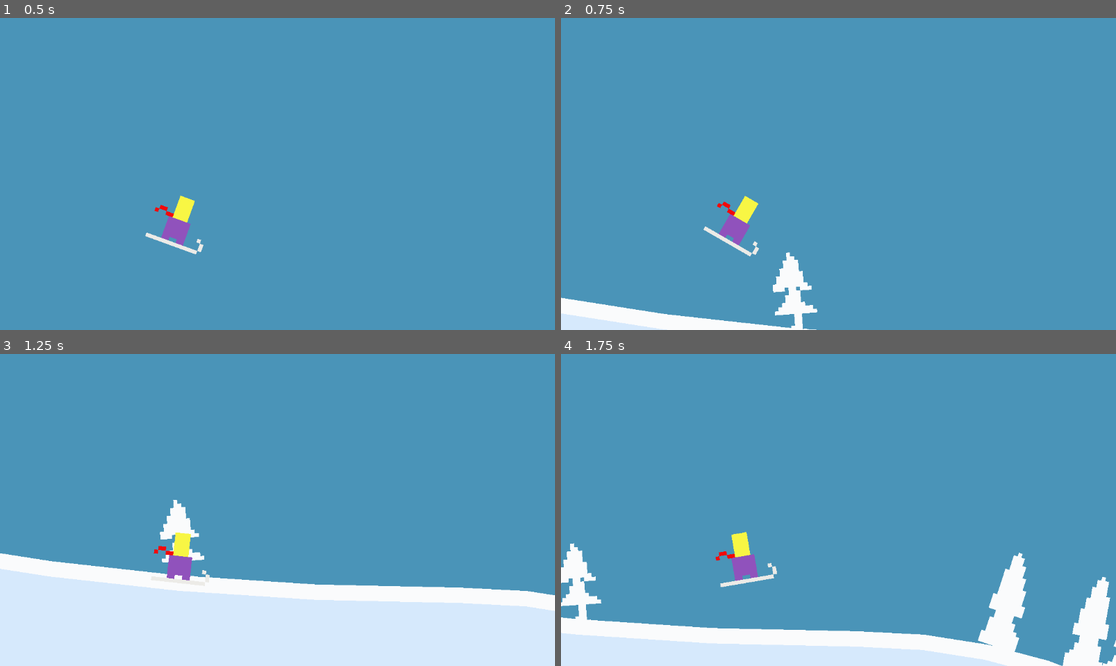
Above: before the commit, frames 1-4 (two rows, left to right).
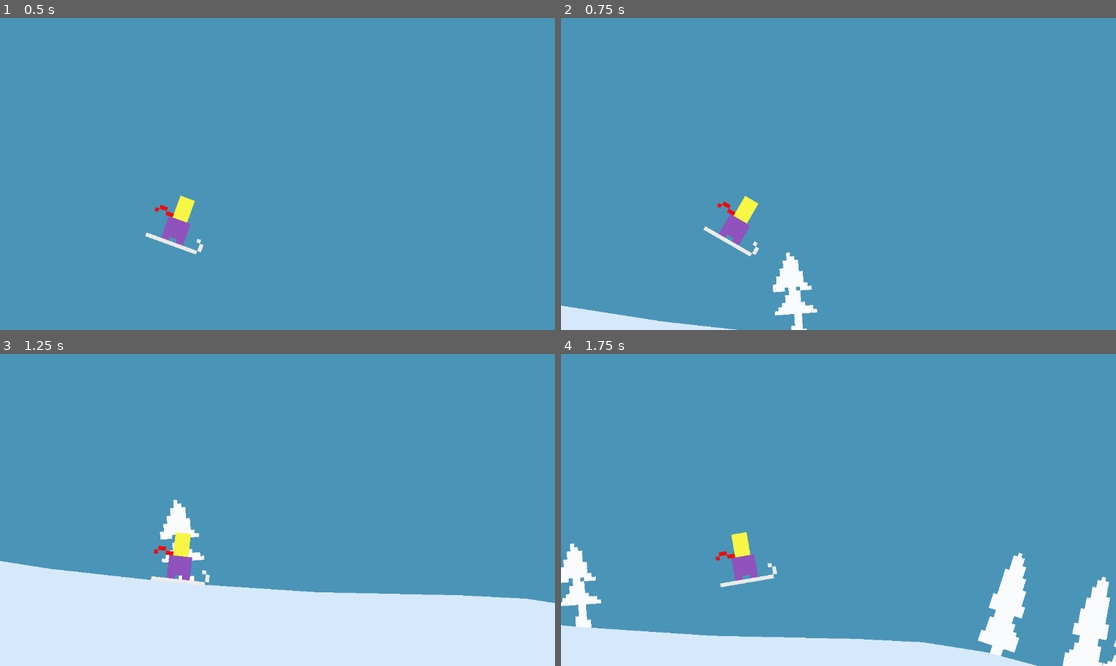
Above: after the commit, the same moments.

Repository: martindzejky/powder-panic
Game: Godot game, scene res://main.tscn
Same seed, same stepped clock (60 frames per second), same inputs: the game is played once before the commit and once after it.
Inputs:
- Up to frame 1 (0.5 s): no input
- Up to frame 2 (0.75 s): no input
- Up to frame 3 (1.25 s): tap Space (jump) at 0.77 s
- Up to frame 4 (1.75 s): tap Space (jump) at 1.52 s

Frame 1 is identical in both runs. In frame 2, 1.6% of the frame differs, in the area x 0-47%, y 89-100%; in frame 3, 4.8%, in the area x 0-100%, y 63-83%; in frame 4, 4.2%.

Commit message:
simplify chunk debug

Diff:
--- a/chunks/base.tscn
+++ b/chunks/base.tscn
@@ -6,7 +6,7 @@
 
 [sub_resource type="Curve2D" id="Curve2D_1aw3e"]
 _data = {
-"points": PackedVector2Array(-112.633, -16.9834, 0, 0, 0, 0, 0, 0, 0, 0, 351, 99)
+"points": PackedVector2Array(-39.2927, -0.363822, 39.2944, 0, 0, 0, -31.6546, -2.76733e-06, 31.6525, -0.363822, 351, 99)
 }
 point_count = 2
 
@@ -17,16 +17,16 @@
 polygon = NodePath("polygon")
 shape = NodePath("body/shape")
 
-[node name="debug" type="Node2D" parent="." node_paths=PackedStringArray("chunk", "path")]
+[node name="debug" type="Node2D" parent="." node_paths=PackedStringArray("chunk")]
 script = ExtResource("2_5va4c")
 chunk = NodePath("..")
-path = NodePath("../path")
 metadata/_custom_type_script = "uid://v1aosyy3uomp"
 
 [node name="path" type="Path2D" parent="."]
 curve = SubResource("Curve2D_1aw3e")
 
 [node name="line" type="Line2D" parent="."]
+visible = false
 z_index = -1
 width = 4.0
 default_color = Color(0.980392, 0.984314, 0.988235, 1)
--- a/chunks/chunk.tscn
+++ b/chunks/chunk.tscn
@@ -5,7 +5,7 @@
 
 [sub_resource type="Curve2D" id="Curve2D_28mp3"]
 _data = {
-"points": PackedVector2Array(-32.0298, -25.797, 31.5047, 26.4356, 0, 0, -206.799, -1.80789e-05, 206.785, -2.38983, 351, 99)
+"points": PackedVector2Array(-31.5047, -26.4356, 31.5047, 26.4356, 0, 0, -206.799, -1.80789e-05, 206.785, -2.38983, 351, 99)
 }
 point_count = 2
 
--- a/chunks/chunk_debug.gd
+++ b/chunks/chunk_debug.gd
@@ -5,11 +5,6 @@
 @export var chunk: Chunk:
   set(value):
     chunk = value
-    update_configuration_warnings()
-
-@export var path: Path2D:
-  set(value):
-    path = value
     update_configuration_warnings()
 
 @onready var default_font = ThemeDB.fallback_font
@@ -20,16 +15,13 @@
   if chunk == null:
     warnings.append("Chunk is not set")
 
-  if path == null:
-    warnings.append("Path is not set")
-
   return warnings
 
 func _process(_delta) -> void:
   if not Engine.is_editor_hint():
     return
 
-  if chunk == null or path == null:
+  if chunk == null:
     return
 
   queue_redraw()
@@ -38,33 +30,24 @@
   if not Engine.is_editor_hint():
     return
 
-  if chunk == null or path == null:
+  if chunk == null:
     return
 
   # Get the start and end points of the chunk
-  var start_point = path.curve.get_point_position(0)
-  var start_dir = path.curve.get_point_out(0)
-  var end_point = path.curve.get_point_position(path.curve.get_point_count() - 1)
-  var end_dir = path.curve.get_point_in(path.curve.get_point_count() - 1)
+  var start_point = chunk.get_start_point()
+  var start_angle = chunk.get_start_angle()
+  var start_angle_rad = deg_to_rad(start_angle)
+  var end_point = chunk.get_end_point()
+  var end_angle = chunk.get_end_angle()
+  var end_angle_rad = deg_to_rad(end_angle)
+
+  var arrow_length = 40
+  var offset = Vector2(0, -16)
 
   # Draw an arrows
-  draw_line(start_point, start_point - start_dir, Color.RED, 2)
-  draw_line(end_point, end_point - end_dir, Color.RED, 2)
+  draw_line(start_point, start_point + Vector2.LEFT.rotated(start_angle_rad) * arrow_length, Color.RED, 2)
+  draw_line(end_point, end_point + Vector2.RIGHT.rotated(end_angle_rad) * arrow_length, Color.RED, 2)
 
   # Display the angles
-  var start_angle_rounded = calculate_start_angle(start_dir)
-  var end_angle_rounded = calculate_end_angle(end_dir)
-  var offset = Vector2(0, -16)
-
-  draw_string(default_font, start_point + offset, str(start_angle_rounded) + '°', HORIZONTAL_ALIGNMENT_CENTER, -1, 16, Color.RED)
-  draw_string(default_font, end_point + offset, str(end_angle_rounded) + '°', HORIZONTAL_ALIGNMENT_CENTER, -1, 16, Color.RED)
-
-func calculate_start_angle(direction: Vector2) -> float:
-  var angle = rad_to_deg(direction.angle())
-  var angle_180 = fmod(angle + 180.0, 360.0) - 180.0
-  return roundf(angle_180 * 100) / 100
-
-func calculate_end_angle(direction: Vector2) -> float:
-  var angle = rad_to_deg(direction.angle()) + 180.0
-  var angle_180 = fmod(angle + 180.0, 360.0) - 180.0
-  return roundf(angle_180 * 100) / 100
+  draw_string(default_font, start_point + offset, str(start_angle) + '°', HORIZONTAL_ALIGNMENT_CENTER, -1, 16, Color.RED)
+  draw_string(default_font, end_point + offset, str(end_angle) + '°', HORIZONTAL_ALIGNMENT_CENTER, -1, 16, Color.RED)
